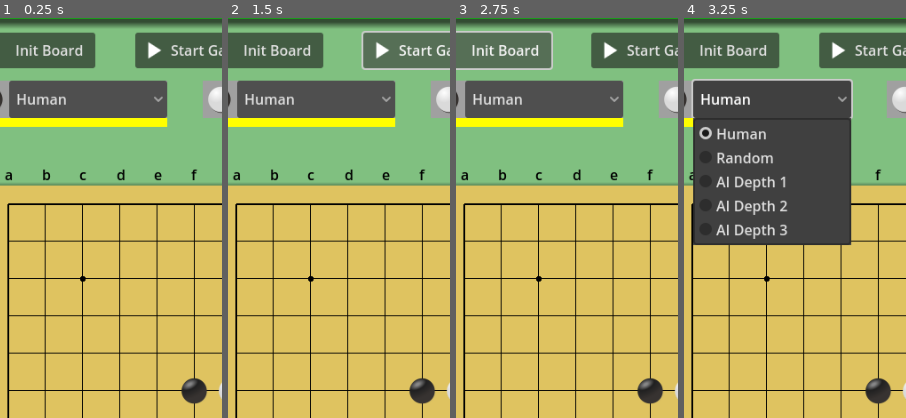
Above: before the commit, frames 1-4 (left to right).
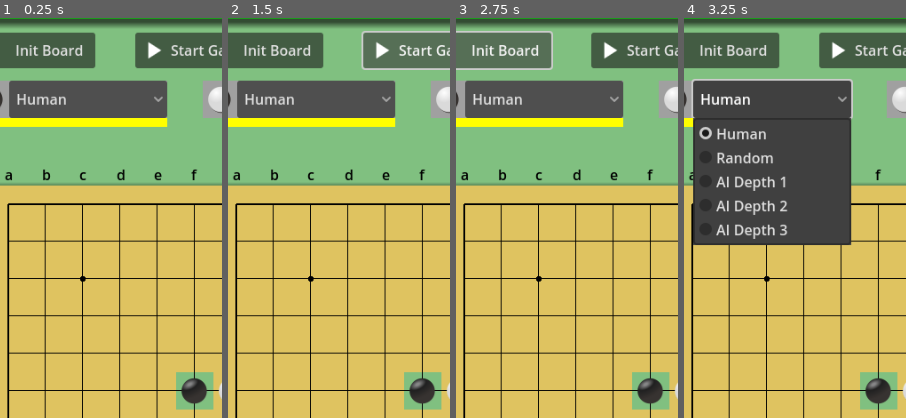
Above: after the commit, the same moments.

Repository: vivisuke/Gomoku
Game: Godot game, scene res://main_scene.tscn
The game is run twice, just before and just after one commit, with the same random seed, the same clock (stepped at 60 frames per second) and the same inputs.
Inputs:
- Up to frame 1 (0.25 s): no input
- Up to frame 2 (1.5 s): click "Start Game" at 0.5 s; click "Start Game" at 1.25 s
- Up to frame 3 (2.75 s): click "Init Board" at 2 s
- Up to frame 4 (3.25 s): click "Human" at 2.75 s
The pictures show only the part of the screen within x 8-58%, y 6-56%; the shares and areas given below are measured in that part.

The runs differ from the first frame. In frame 1, 1.1% of the frame differs, in the area x 79-97%, y 88-98%; in frame 2, 1.1%; in frame 3, 1.1%; in frame 4, 1.1%.

Commit message:
0023 ◎ C 09/02 09/03 0.001│ToDo│着手箇所強調用 TileMap 設置

Diff:
--- a/Gomoku/main_scene.tscn
+++ b/Gomoku/main_scene.tscn
@@ -7,6 +7,17 @@
 [ext_resource type="Texture2D" uid="uid://c2suld26k1ali" path="res://images/black_42.png" id="2_155xe"]
 [ext_resource type="Texture2D" uid="uid://buv5opysoy8ff" path="res://images/play_arrow_white_32.png" id="3_g71hd"]
 [ext_resource type="Texture2D" uid="uid://27onerr514r4" path="res://images/white_42.png" id="3_irbk1"]
+[ext_resource type="Script" path="res://scripts/Grid.gd" id="9_fwb4q"]
+[ext_resource type="Texture2D" uid="uid://dlv5mpubr21oq" path="res://images/BG_42.png" id="10_tqbab"]
+
+[sub_resource type="TileSetAtlasSource" id="TileSetAtlasSource_wnvxq"]
+texture = ExtResource("10_tqbab")
+texture_region_size = Vector2i(42, 42)
+0:0/0 = 0
+
+[sub_resource type="TileSet" id="TileSet_my21j"]
+tile_size = Vector2i(42, 42)
+sources/2 = SubResource("TileSetAtlasSource_wnvxq")
 
 [sub_resource type="TileSetAtlasSource" id="TileSetAtlasSource_uidoy"]
 texture = ExtResource("2_155xe")
@@ -126,6 +137,7 @@
 texture = ExtResource("3_irbk1")
 
 [node name="OptionButton" type="OptionButton" parent="WhitePlayer"]
+layout_mode = 0
 offset_left = 42.0
 offset_right = 220.0
 offset_bottom = 42.0
@@ -144,6 +156,7 @@
 
 [node name="Underline" type="ColorRect" parent="WhitePlayer"]
 visible = false
+layout_mode = 0
 offset_top = 42.0
 offset_right = 220.0
 offset_bottom = 52.0
@@ -156,6 +169,18 @@
 offset_bottom = 700.0
 color = Color(0.87451, 0.764706, 0.376471, 1)
 script = ExtResource("1_bcx5t")
+
+[node name="BGTileMap" type="TileMap" parent="Board"]
+tile_set = SubResource("TileSet_my21j")
+format = 2
+layer_0/tile_data = PackedInt32Array(327685, 2, 0)
+
+[node name="Grid" type="ColorRect" parent="Board"]
+layout_mode = 0
+offset_right = 462.0
+offset_bottom = 462.0
+color = Color(1, 1, 1, 0)
+script = ExtResource("9_fwb4q")
 
 [node name="TileMap" type="TileMap" parent="Board"]
 tile_set = SubResource("TileSet_bfes6")
--- a/Gomoku/scripts/Board.gd
+++ b/Gomoku/scripts/Board.gd
@@ -1,31 +1,8 @@
 extends ColorRect
-
-const BD_WIDTH = 500
-var N_HORZ = g.N_HORZ
-var N_VERT = g.N_VERT
-const FRAME_WD = 38
-#const CELL_WD = (BD_WIDTH - FRAME_WD) / N_HORZ
-const CELL_WD = 42		# 42*12 = 504
-const ORG_X = CELL_WD*0.5
-const ORG_Y = CELL_WD*0.5
-var RT_END = CELL_WD*(N_HORZ-0.5)
-var LW_END = CELL_WD*(N_VERT-0.5)
 
 # Called when the node enters the scene tree for the first time.
 func _ready():
 	#print("CELL_WD = ", CELL_WD)
-	for x in range(N_HORZ):
-		var l = Label.new()
-		l.text = "abcdefghijk"[x]
-		l.set_position(Vector2(ORG_X+CELL_WD*x-4, -24))
-		l.add_theme_color_override("font_color", Color.BLACK)
-		add_child(l)
-	for y in range(N_VERT):
-		var l = Label.new()
-		l.text = [" 1", " 2", " 3", " 4", " 5", " 6", " 7", " 8", " 9", "10", "11"][y]
-		l.set_position(Vector2(-26, ORG_Y+CELL_WD*y-10))
-		l.add_theme_color_override("font_color", Color.BLACK)
-		add_child(l)
 	pass # Replace with function body.
 
 
@@ -35,22 +12,7 @@
 
 func _draw():
 	var style_box = StyleBoxFlat.new()      # 影、ボーダなどを描画するための矩形スタイルオブジェクト
-	style_box.bg_color = color   # 矩形背景色
+	style_box.bg_color = color			   # 矩形背景色
 	style_box.shadow_offset = Vector2(0, 4)     # 影オフセット
 	style_box.shadow_size = 8                   # 影（ぼかし）サイズ
 	draw_style_box(style_box, Rect2(Vector2(0, 0), self.size))      # style_box に設定した矩形を描画
-	#
-	for x in range(N_HORZ):
-		var wd = 2.5 if x == 0 || x == N_HORZ - 1 else 1
-		draw_line(Vector2(ORG_X, ORG_Y+CELL_WD*x),
-					Vector2(RT_END, ORG_Y+CELL_WD*x),
-					Color.BLACK, wd)
-		draw_line(Vector2(ORG_X+CELL_WD*x, ORG_Y),
-					Vector2(ORG_X+CELL_WD*x, LW_END),
-					Color.BLACK, wd)
-	draw_circle(Vector2(ORG_X+CELL_WD*2, ORG_Y+CELL_WD*2), 3, Color.BLACK)
-	draw_circle(Vector2(ORG_X+CELL_WD*8, ORG_Y+CELL_WD*2), 3, Color.BLACK)
-	draw_circle(Vector2(ORG_X+CELL_WD*2, ORG_Y+CELL_WD*8), 3, Color.BLACK)
-	draw_circle(Vector2(ORG_X+CELL_WD*8, ORG_Y+CELL_WD*8), 3, Color.BLACK)
-	draw_circle(Vector2(ORG_X+CELL_WD*5, ORG_Y+CELL_WD*5), 3, Color.BLACK)
-	pass
--- /dev/null
+++ b/Gomoku/scripts/Grid.gd
@@ -0,0 +1,45 @@
+extends ColorRect
+
+const BD_WIDTH = 500
+var N_HORZ = g.N_HORZ
+var N_VERT = g.N_VERT
+const FRAME_WD = 38
+#const CELL_WD = (BD_WIDTH - FRAME_WD) / N_HORZ
+const CELL_WD = 42		# 42*12 = 504
+const ORG_X = CELL_WD*0.5
+const ORG_Y = CELL_WD*0.5
+var RT_END = CELL_WD*(N_HORZ-0.5)
+var LW_END = CELL_WD*(N_VERT-0.5)
+
+func _ready():
+	for x in range(N_HORZ):
+		var l = Label.new()
+		l.text = "abcdefghijk"[x]
+		l.set_position(Vector2(ORG_X+CELL_WD*x-4, -24))
+		l.add_theme_color_override("font_color", Color.BLACK)
+		add_child(l)
+	for y in range(N_VERT):
+		var l = Label.new()
+		l.text = [" 1", " 2", " 3", " 4", " 5", " 6", " 7", " 8", " 9", "10", "11"][y]
+		l.set_position(Vector2(-26, ORG_Y+CELL_WD*y-10))
+		l.add_theme_color_override("font_color", Color.BLACK)
+		add_child(l)
+	pass # Replace with function body.
+func _process(delta):
+	pass
+
+func _draw():
+	for x in range(N_HORZ):
+		var wd = 2.5 if x == 0 || x == N_HORZ - 1 else 1
+		draw_line(Vector2(ORG_X, ORG_Y+CELL_WD*x),
+					Vector2(RT_END, ORG_Y+CELL_WD*x),
+					Color.BLACK, wd)
+		draw_line(Vector2(ORG_X+CELL_WD*x, ORG_Y),
+					Vector2(ORG_X+CELL_WD*x, LW_END),
+					Color.BLACK, wd)
+	draw_circle(Vector2(ORG_X+CELL_WD*2, ORG_Y+CELL_WD*2), 3, Color.BLACK)
+	draw_circle(Vector2(ORG_X+CELL_WD*8, ORG_Y+CELL_WD*2), 3, Color.BLACK)
+	draw_circle(Vector2(ORG_X+CELL_WD*2, ORG_Y+CELL_WD*8), 3, Color.BLACK)
+	draw_circle(Vector2(ORG_X+CELL_WD*8, ORG_Y+CELL_WD*8), 3, Color.BLACK)
+	draw_circle(Vector2(ORG_X+CELL_WD*5, ORG_Y+CELL_WD*5), 3, Color.BLACK)
+	pass
--- a/Gomoku/scripts/global.gd
+++ b/Gomoku/scripts/global.gd
@@ -40,6 +40,7 @@
 		else:
 			h_black[y] &= ~mask
 			h_white[y] &= ~mask
+		# undone: 縦・斜めビットマップ更新
 
 func _ready():
 	pass # Replace with function body.
Binary file added: Gomoku/images/BG_42.png
Not shown, added: Gomoku/images/BG_42.png.import
Binary file added: Gomoku/images/green_42.png
Not shown, added: Gomoku/images/green_42.png.import
Binary file added: Gomoku/images/pink_42.png
Not shown, added: Gomoku/images/pink_42.png.import
Not shown: 1 places in Gomoku/main_scene.tscn that only renumber resources
Not shown, changed: Gomoku.spr
